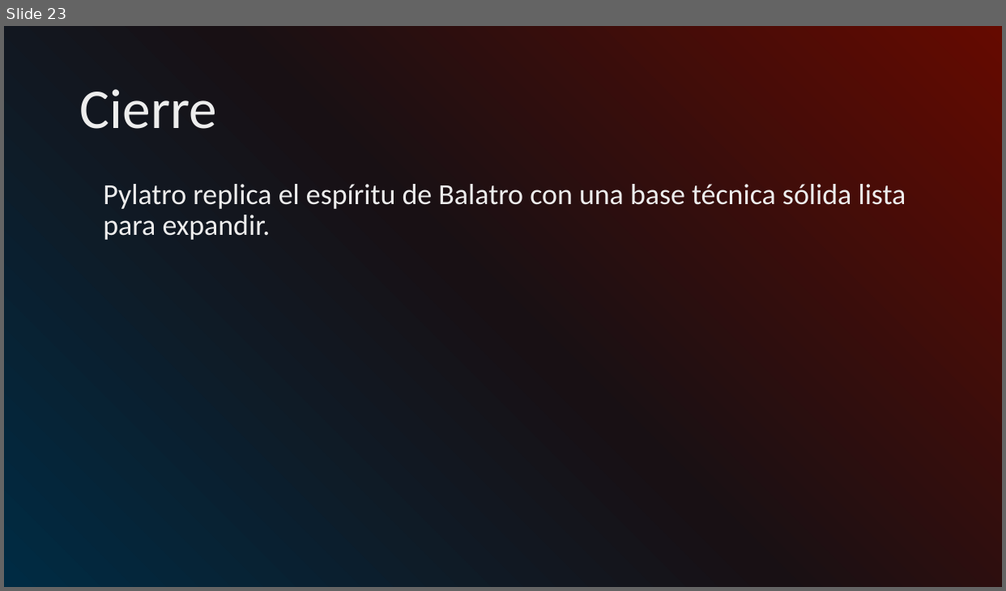
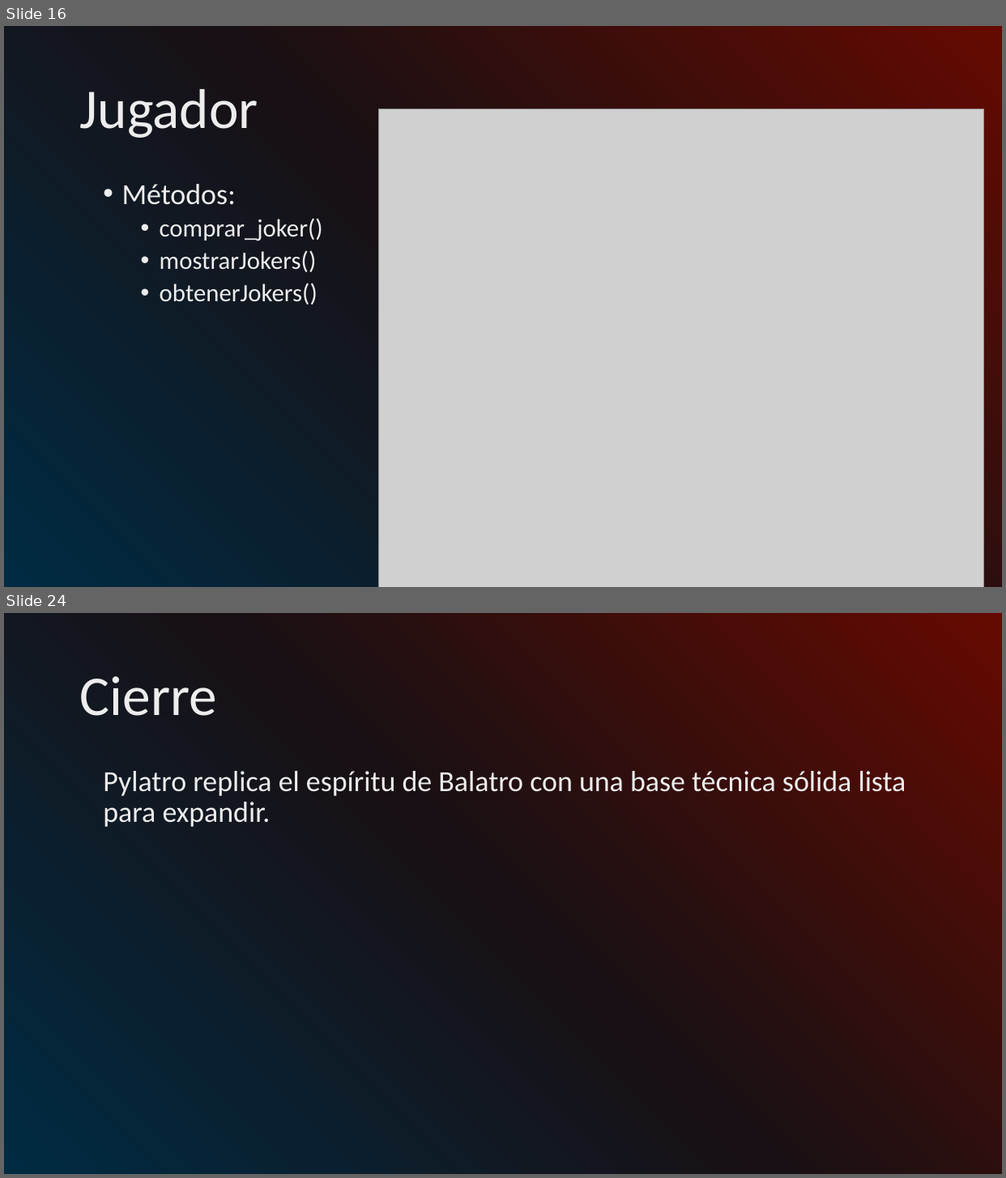
Before and after one commit to augusto-zimmermann/Pylatro, a slide deck: Pylatro presents.pptx. Shown one above the other, each under a label of ours: slide 23 before the commit, slides 16 and 24 after it; the slides between them are not shown. The pictures are 1006x591 and 1006x1178 pixels, drawn with LibreOffice and Linux fonts; fonts in the diff are those of the drawing; grey boxes stand for pictures; background and template pictures are left out. Boxes give left, top, right and bottom in pixels: in the first picture for what was removed or moved away, otherwise in the second. Text is boxed around its words. In the diff, an @@ line names an element or a change of style, - is before the commit and + after.

```diff
--- a/Pylatro presents.pptx
+++ b/Pylatro presents.pptx
@@ slide 16 added at (4, 26, 1002, 587), background gradient #650A00 to #181014 to #002B43 @@
@@ title added at (80, 89, 258, 138), 54 pt, text gradient #BFBFBF to #EDEDED to #FFFFFF @@
+Jugador
@@ picture added at (378, 109, 984, 587) @@
@@ text added at (122, 184, 323, 305), 24 pt, text gradient #BFBFBF to #EDEDED to #FFFFFF @@
+• Métodos:
+  • comprar_joker()
+  • mostrarJokers()
+  • obtenerJokers()
@@ what was slide 23 is now slide 24 @@
```
Also in this commit, not shown: 12 slides changed.
